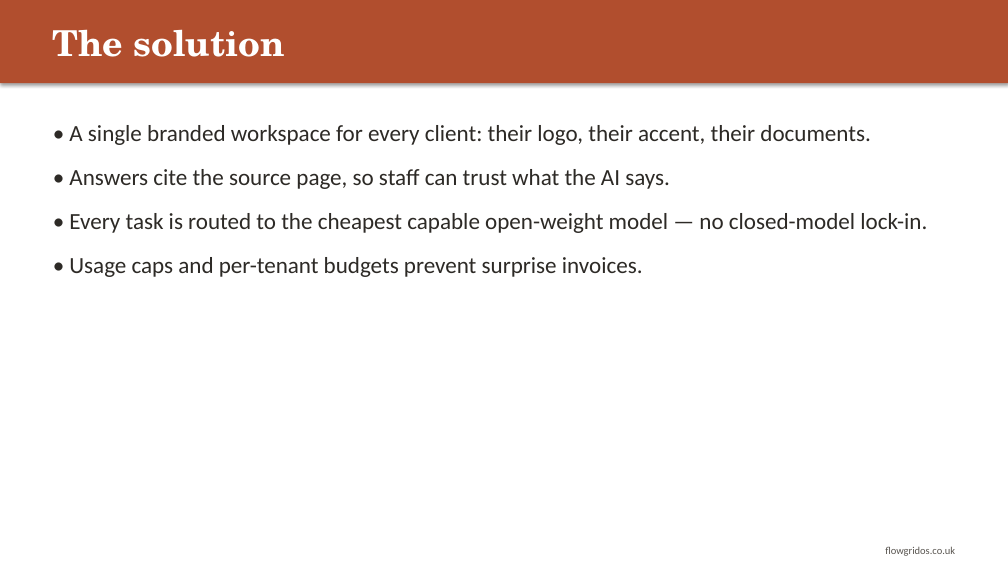
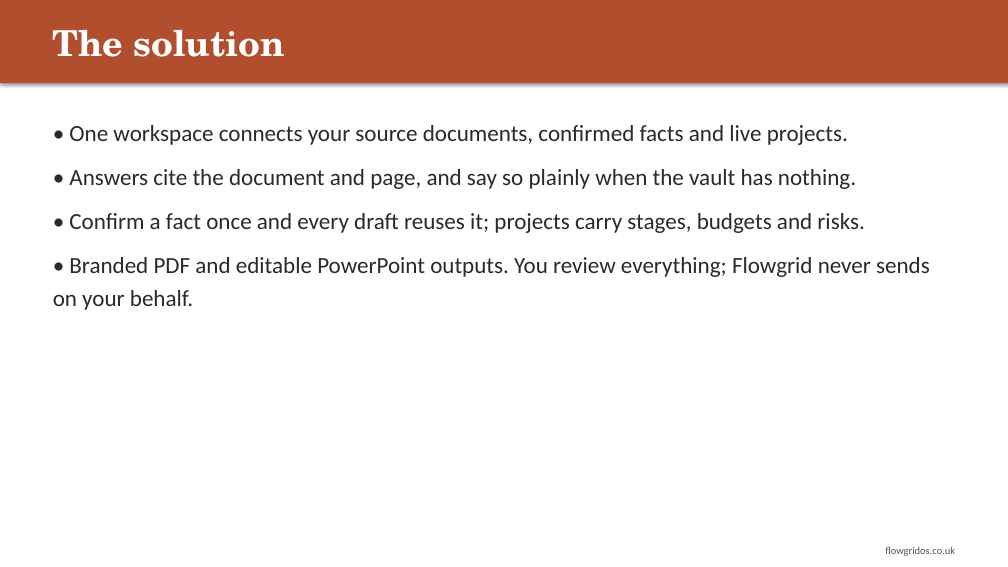
Before and after one commit to CliveStruv56/operations-engine, a slide deck: slide 3 of docs/flowgrid-os-customer-deck.pptx. Drawn at 1008x567 pixels with LibreOffice and Linux fonts; fonts in the diff are those of the drawing. Boxes give left, top, right and bottom in pixels: in the first picture for what was removed or moved away, otherwise in the second. Text is boxed around its words. In the diff, an @@ line names an element or a change of style, - is before the commit and + after.

```diff
--- a/docs/flowgrid-os-customer-deck.pptx
+++ b/docs/flowgrid-os-customer-deck.pptx
@@ text at (x1=53, y1=125, x2=930, y2=310): text changed @@
-• A single branded workspace for every client: their logo, their accent, their documents.
-• Answers cite the source page, so staff can trust what the AI says.
-• Every task is routed to the cheapest capable open-weight model — no closed-model lock-in.
-• Usage caps and per-tenant budgets prevent surprise invoices.
+• One workspace connects your source documents, confirmed facts and live projects.
+• Answers cite the document and page, and say so plainly when the vault has nothing.
+• Confirm a fact once and every draft reuses it; projects carry stages, budgets and risks.
+• Branded PDF and editable PowerPoint outputs. You review everything; Flowgrid never sends on your behalf.
```
Also in this commit, not shown: 5 other slides changed, 1 slide removed, 6 other files.
